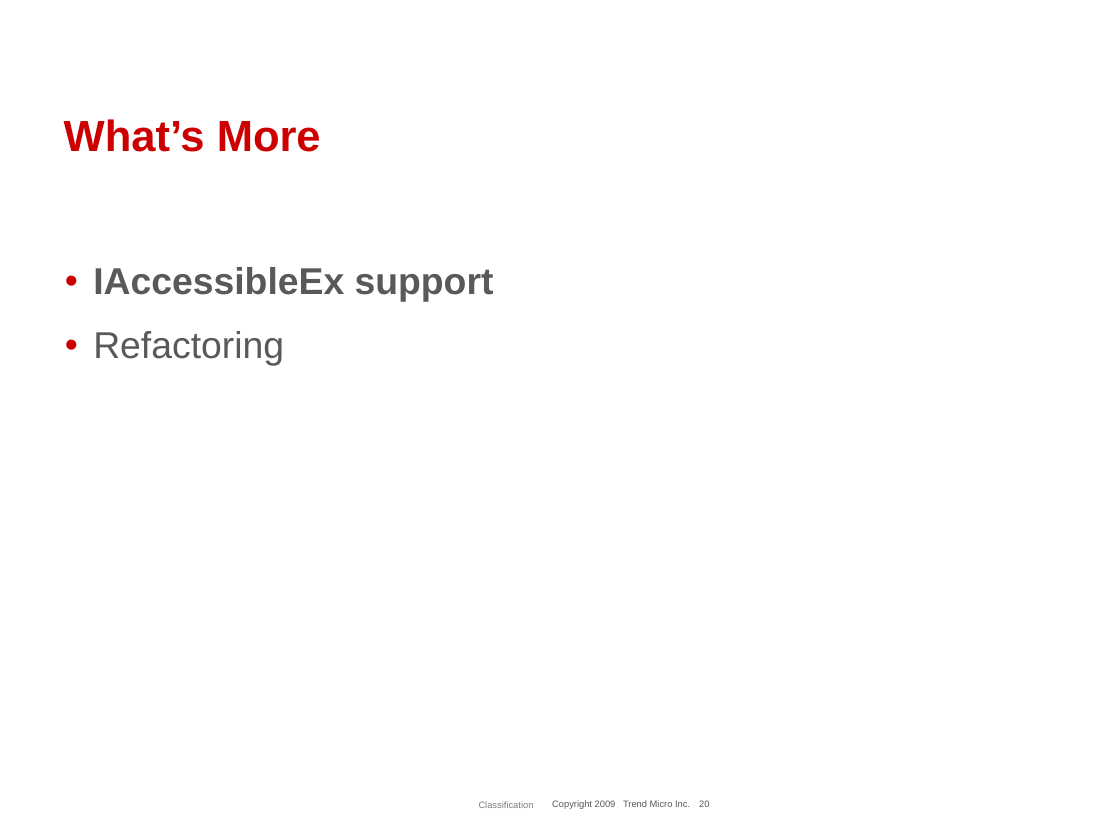
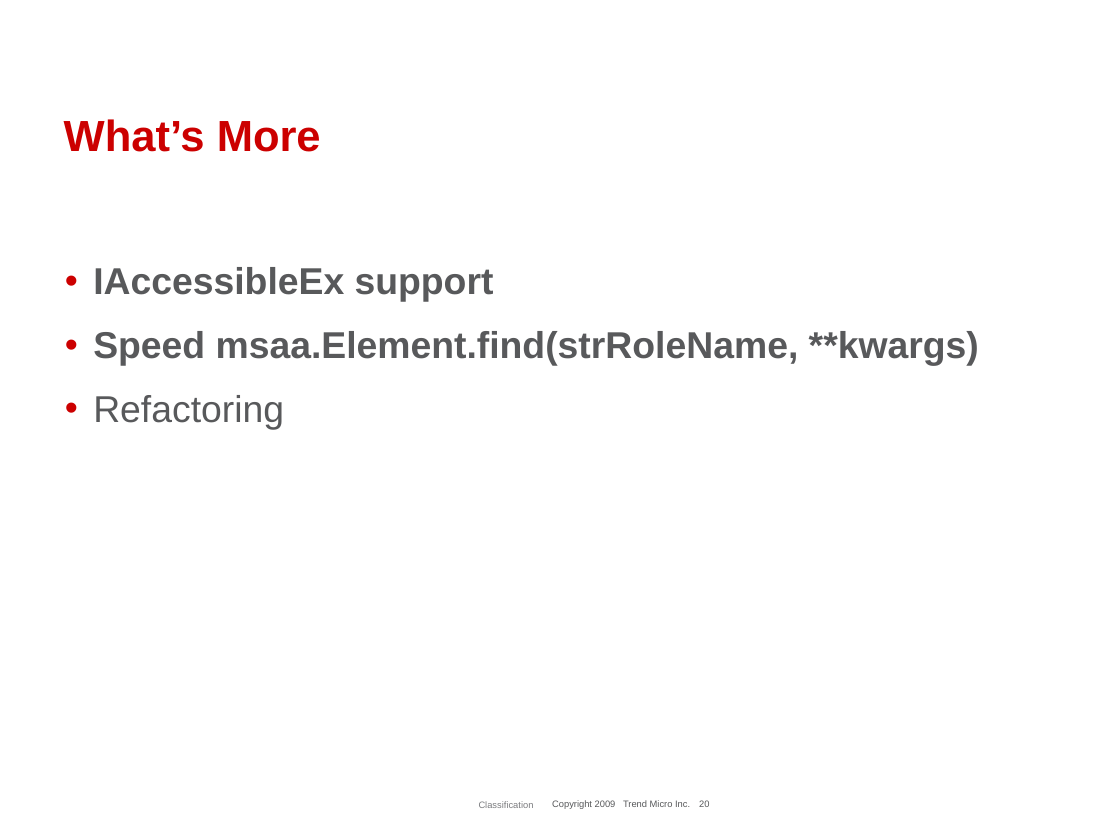
Before and after one commit to phuslu/pyMSAA, a slide deck: slide 20 of Introduce to pyMSAA.ppt. Drawn at 1120x840 pixels with LibreOffice and Linux fonts; fonts in the diff are those of the drawing; background and template pictures are left out. Boxes give left, top, right and bottom in pixels: in the first picture for what was removed or moved away, otherwise in the second. Text is boxed around its words. In the diff, an @@ line names an element or a change of style, - is before the commit and + after.

```diff
--- a/Introduce to pyMSAA.ppt
+++ b/Introduce to pyMSAA.ppt
@@ text at [93, 331, 979, 366]: paragraph added @@
+• Speed msaa.Element.find(strRoleName, **kwargs)
```
Also in this commit, not shown: 1 other slide changed.
